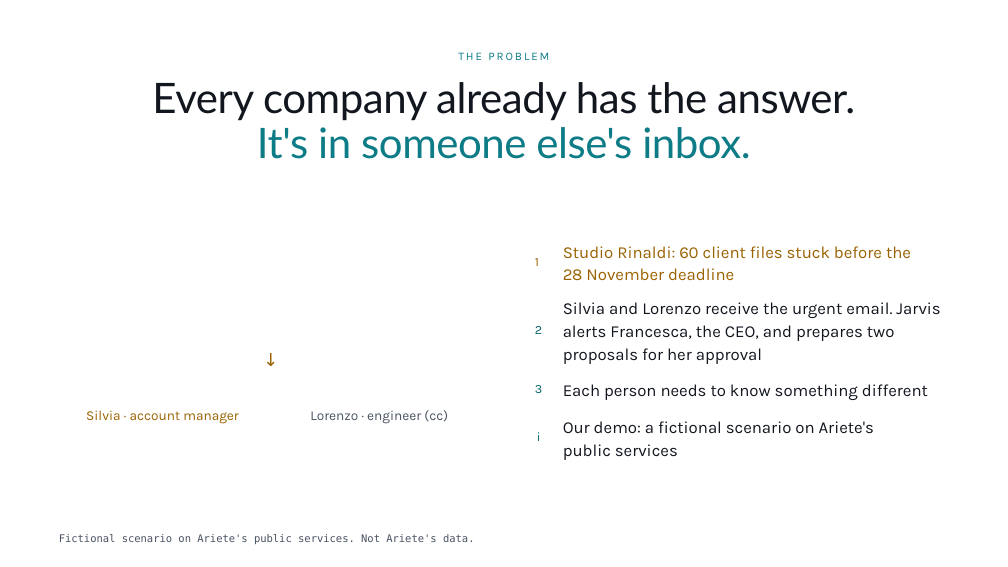
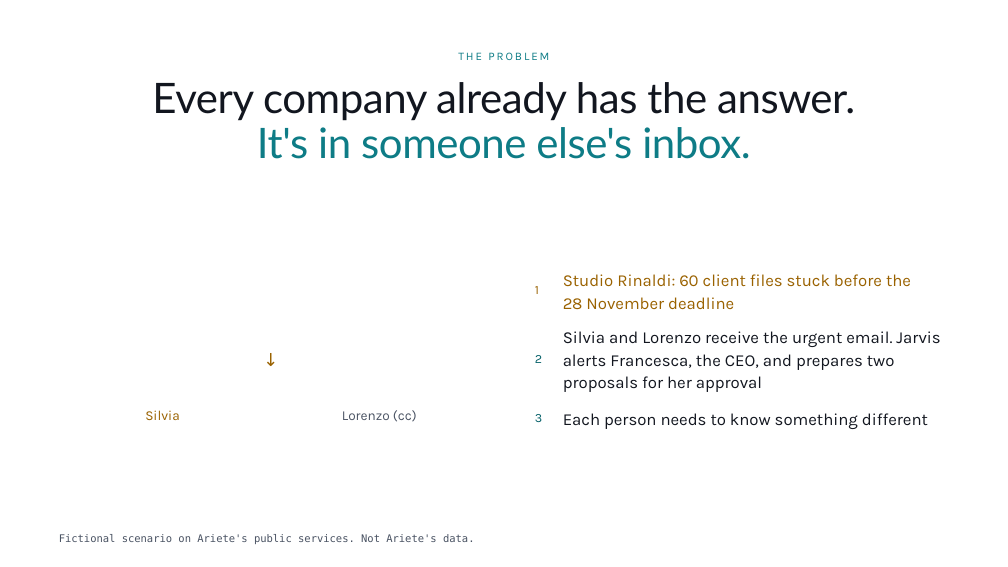
Before and after one commit to fakrulislam0085/GDG-Torino-AGENTHON-Jarvis, a slide deck: slide 2 of pitch/agenthon-deck/Jarvis AGENTHON A.pptx. Drawn at 1008x567 pixels with LibreOffice and Linux fonts; fonts in the diff are those of the drawing; background and template pictures are left out. Boxes give left, top, right and bottom in pixels: in the first picture for what was removed or moved away, otherwise in the second. Text is boxed around its words. In the diff, an @@ line names an element or a change of style, - is before the commit and + after.

```diff
--- a/pitch/agenthon-deck/Jarvis AGENTHON A.pptx
+++ b/pitch/agenthon-deck/Jarvis AGENTHON A.pptx
@@ text at (x1=145, y1=410, x2=180, y2=420): text changed @@
-Silvia · account manager
+Silvia
@@ text at (x1=342, y1=410, x2=417, y2=422): text changed @@
-Lorenzo · engineer (cc)
+Lorenzo (cc)
@@ 6 texts moved together from (x1=535, y1=246, x2=940, y2=400) to (x1=535, y1=274, x2=940, y2=429) @@
@@ text removed at (x1=537, y1=432, x2=541, y2=441) @@
-i
@@ text removed at (x1=563, y1=421, x2=874, y2=460) @@
-Our demo: a fictional scenario on Ariete's
-public services
```
Also in this commit, not shown: 1 other slide changed, 3 slides added, 3 slides removed, 4 other files.
